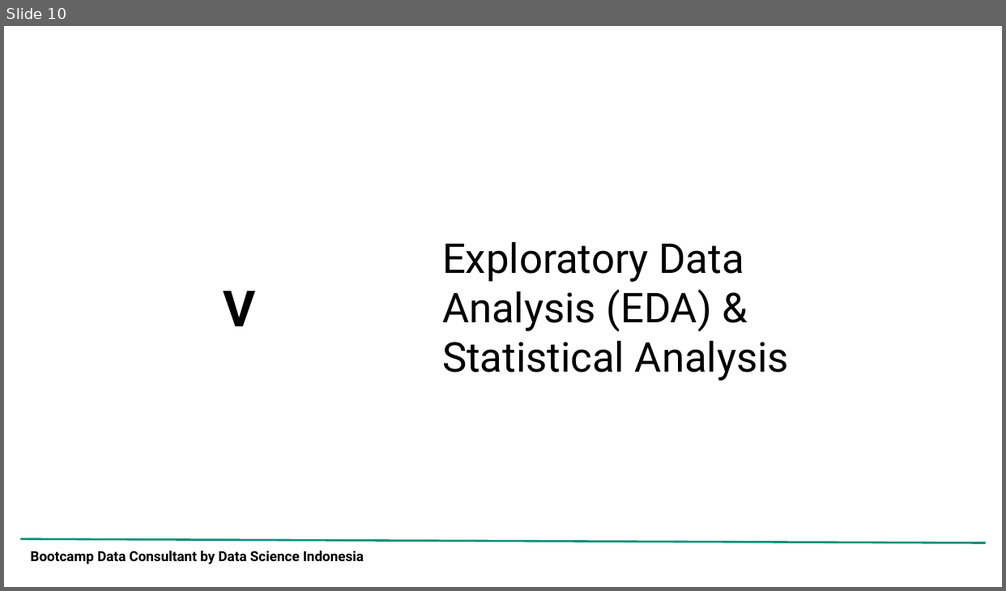
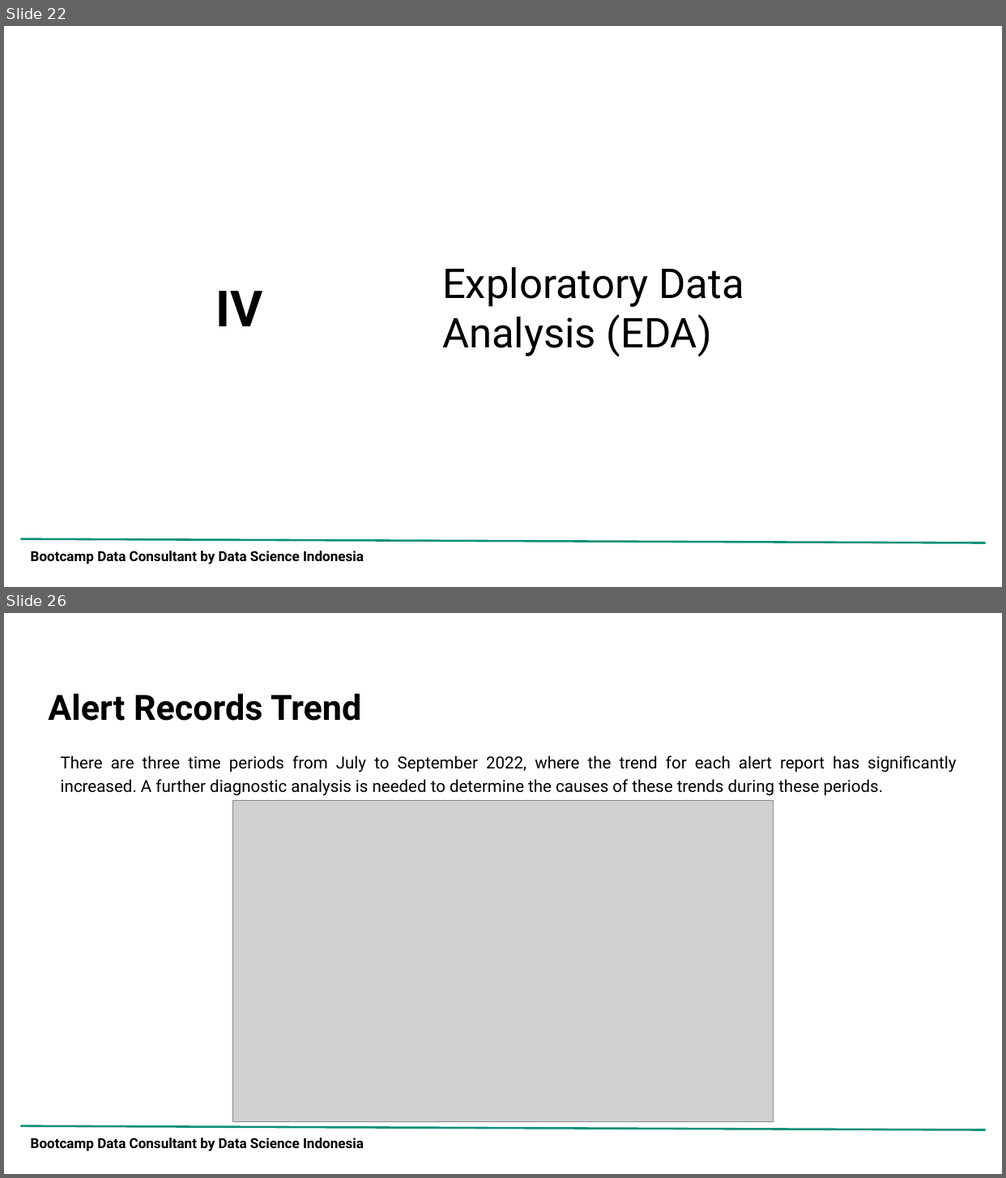
Before and after one commit to adrn-mm/DSLS_Mini-Project-DS_Adrian-Maulana-Muhammad, a slide deck: reports/Project Report_Mini Project DS_Adrian Maulana Muhammad.pptx. Shown one above the other, each under a label of ours: slide 10 before the commit, slides 22 and 26 after it; the slides between them are not shown. The pictures are 1006x591 and 1006x1178 pixels, drawn with LibreOffice and Linux fonts; fonts in the diff are those of the drawing; grey boxes stand for pictures; background and template pictures are left out. Boxes give left, top, right and bottom in pixels: in the first picture for what was removed or moved away, otherwise in the second. Text is boxed around its words. In the diff, an @@ line names an element or a change of style, - is before the commit and + after.

Commit message:
Update Project Report

```diff
--- a/reports/Project Report_Mini Project DS_Adrian Maulana Muhammad.pptx
+++ b/reports/Project Report_Mini Project DS_Adrian Maulana Muhammad.pptx
@@ slide 26 added at (4, 613, 1002, 1174), background picture (left out); not listed: 2 template elements that a slide beside it also shows @@
@@ title added at (48, 693, 361, 721), 25.2 pt, text #000000, bold @@
+Alert Records Trend
@@ text added at (61, 756, 956, 796), 12 pt, text #000000 @@
+There are three time periods from July to September 2022, where the trend for each alert report has significantly increased. A further diagnostic analysis is needed to determine the causes of these trends during these periods.
@@ picture added at (232, 801, 774, 1122) @@
@@ what was slide 10 is now slide 22 @@
@@ slide 22 changed as well @@
@@ title at (442, 267, 744, 357): text changed @@
-Exploratory Data Analysis (EDA) & Statistical Analysis
+Exploratory Data Analysis (EDA)
@@ title at (216, 291, 263, 327): text changed @@
-V
+IV
```
Also in this commit, not shown: 6 other slides changed, 33 other slides added, 6 slides removed, 4 other files.
